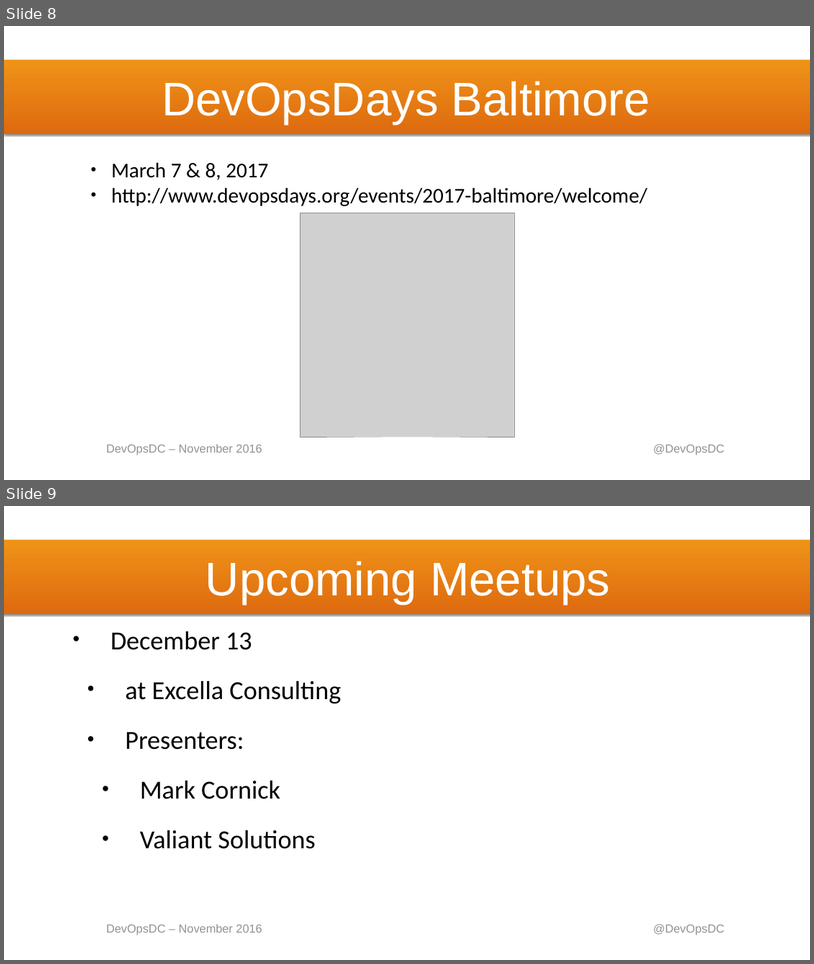
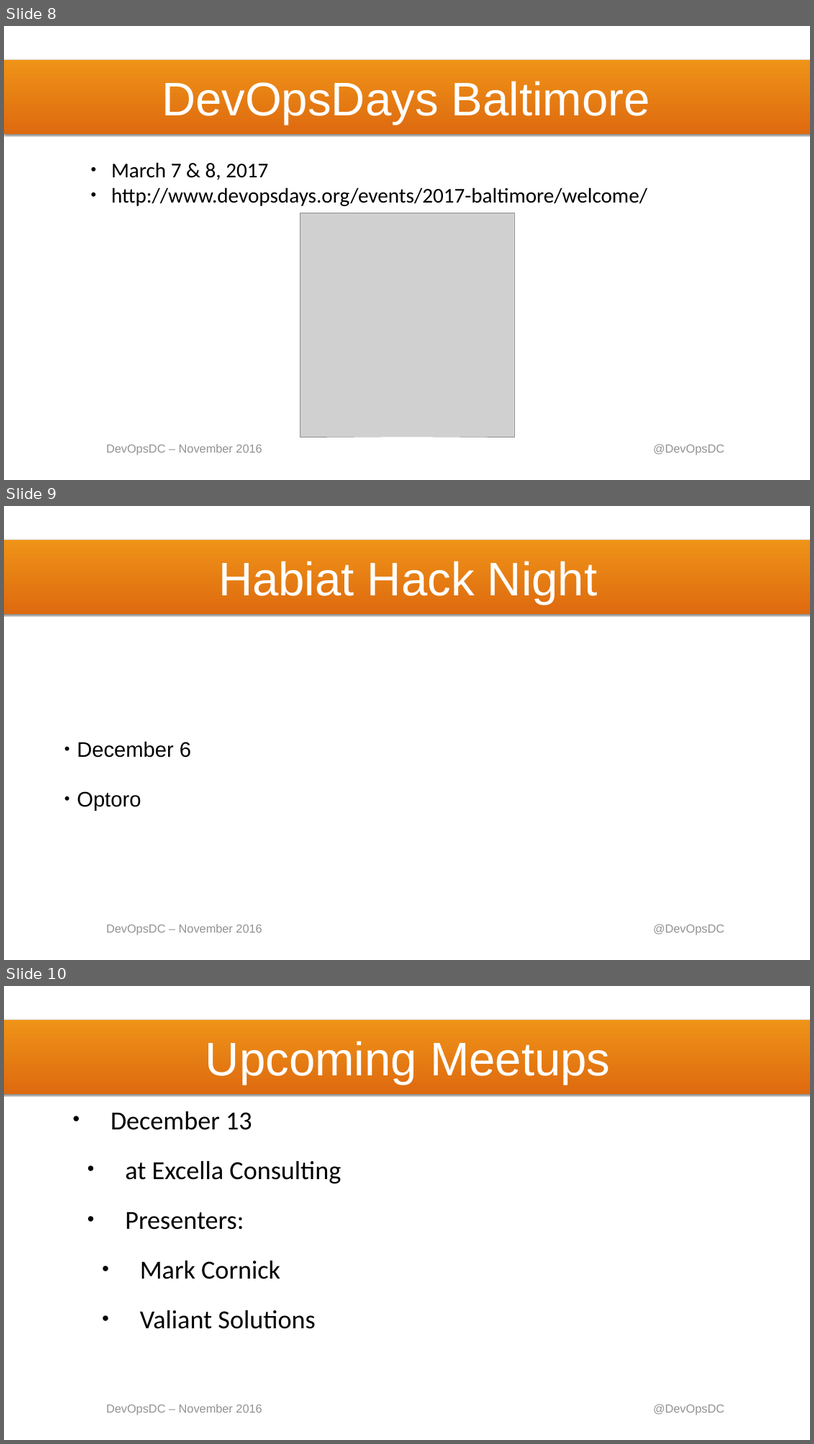
Before and after one commit to devopsdc/presentations, a slide deck: pdf/DevOpsDC Nov 2016.pptx. Shown one above the other, each under a label of ours: slides 8 and 9 before the commit, slides 8, 9 and 10 after it. The pictures are 814x964 and 814x1444 pixels, drawn with LibreOffice and Linux fonts; fonts in the diff are those of the drawing; grey boxes stand for pictures; background and template pictures are left out. Boxes give left, top, right and bottom in pixels: in the first picture for what was removed or moved away, otherwise in the second. Text is boxed around its words. In the diff, an @@ line names an element or a change of style, - is before the commit and + after.

Commit message:
add draft info about Habitat Hack night

```diff
--- a/pdf/DevOpsDC Nov 2016.pptx
+++ b/pdf/DevOpsDC Nov 2016.pptx
@@ slide 9 added at (4,506,810,960), background #FFFFFF; not listed: 3 template elements that a slide beside it also shows @@
@@ title added at (219,561,597,604), 112 pt, text #FFFFFF @@
+Habiat Hack Night
@@ text added at (77,741,191,811), 50 pt, text #000000 @@
+• December 6
+• Optoro
@@ what was slide 9 is now slide 10 @@
```
